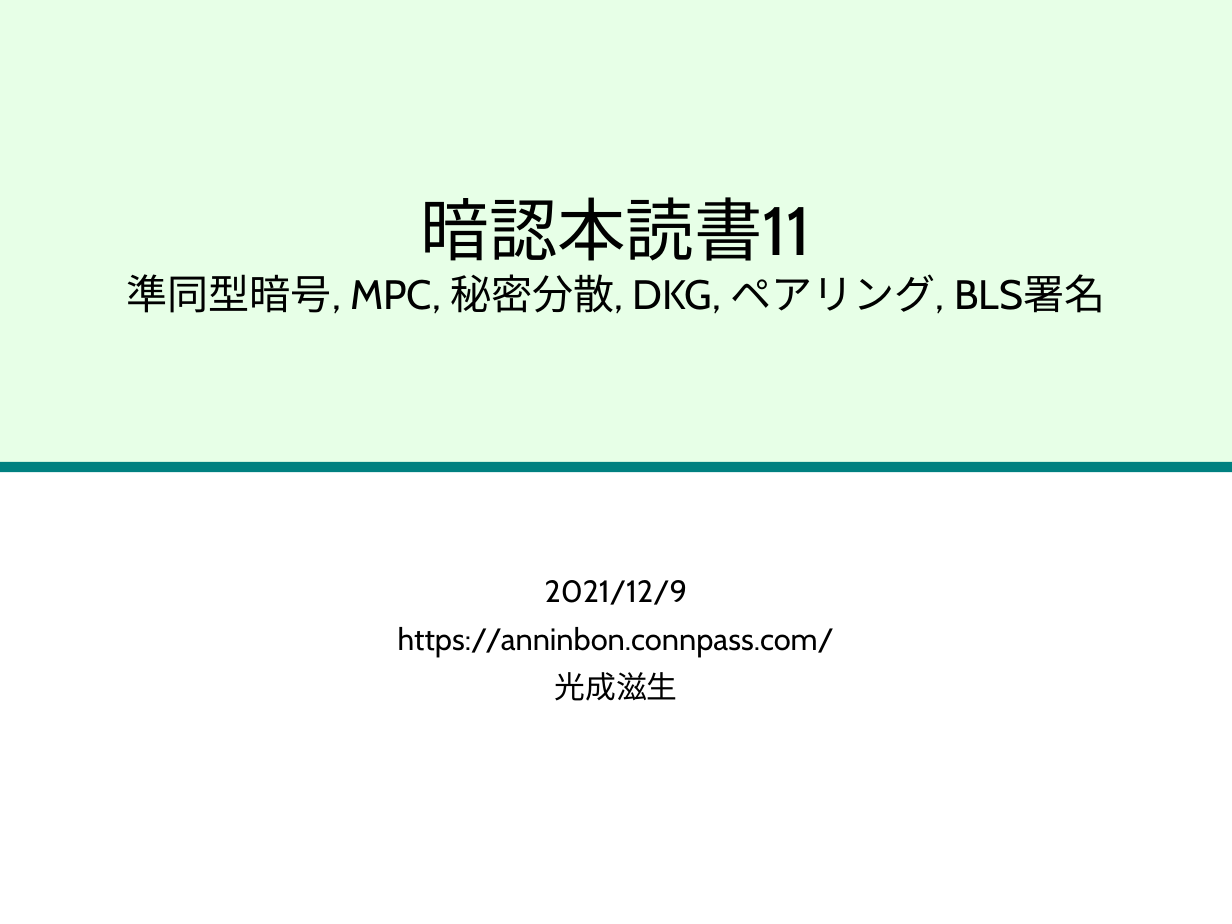
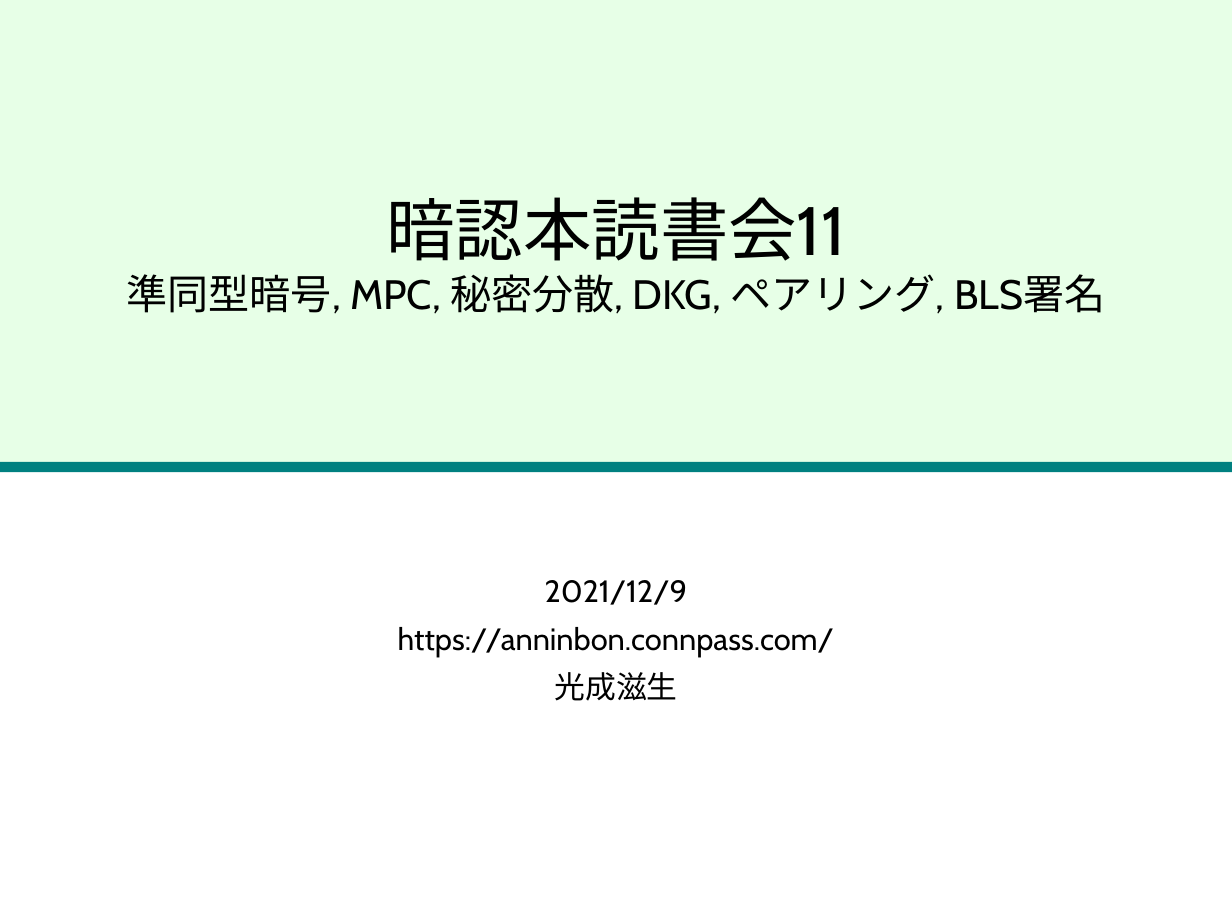
Before and after one commit to herumi/anninbon, a slide deck: slide 1 of lec/anninbon11.pptx. Drawn at 1232x924 pixels with LibreOffice and Linux fonts; fonts in the diff are those of the drawing; background and template pictures are left out. Boxes give left, top, right and bottom in pixels: in the first picture for what was removed or moved away, otherwise in the second. Text is boxed around its words. In the diff, an @@ line names an element or a change of style, - is before the commit and + after.

```diff
--- a/lec/anninbon11.pptx
+++ b/lec/anninbon11.pptx
@@ title at [127,197,1105,314]: text changed @@
-暗認本読書11
-準同型暗号, MPC, 秘密分散, DKG, ペアリング, BLS署名
+暗認本読書会11
+準同型暗号, MPC, 秘密分散, DKG, ペアリング, BLS署名
```
Also in this commit, not shown: 1 other file.
